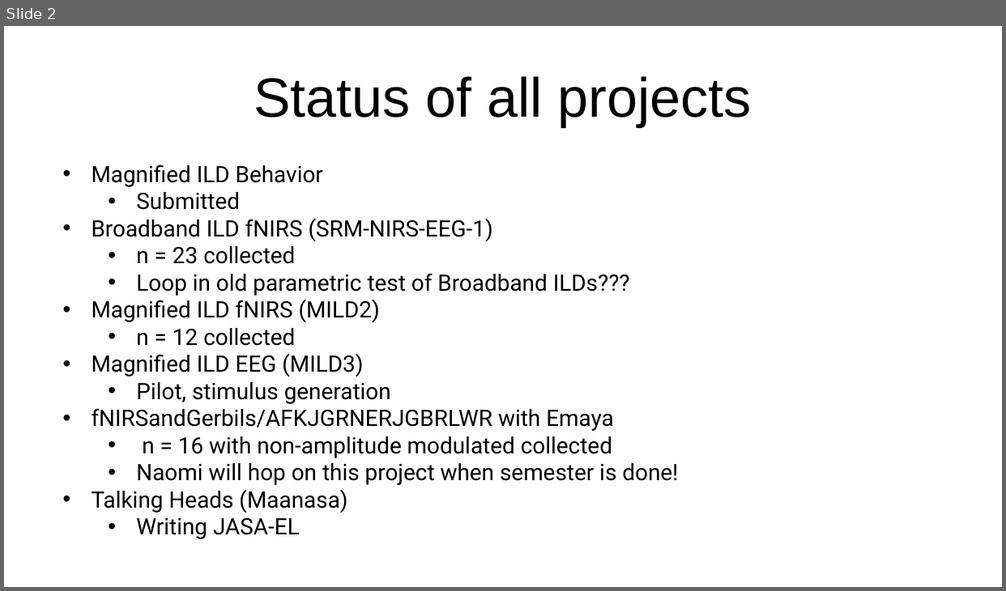
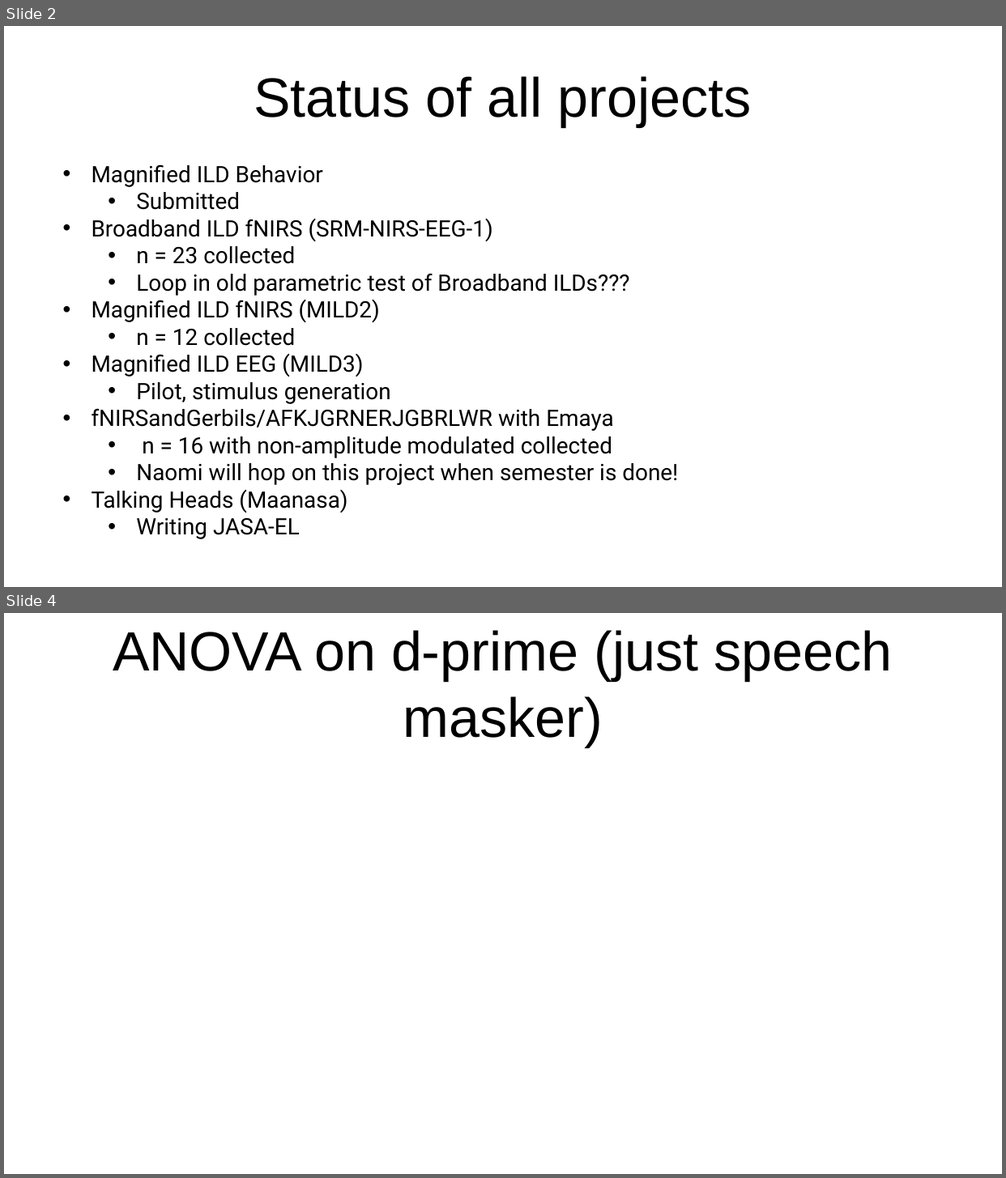
Before and after one commit to brichard28/Broadband-ILD-fNIRS, a slide deck: SRM-NIRS-EEG Update 4-19.pptx. Shown one above the other, each under a label of ours: slide 2 before the commit, slides 2 and 4 after it; the slides between them are not shown. The pictures are 1006x591 and 1006x1178 pixels, drawn with LibreOffice and Linux fonts; fonts in the diff are those of the drawing. Boxes give left, top, right and bottom in pixels: in the first picture for what was removed or moved away, otherwise in the second. Text is boxed around its words. In the diff, an @@ line names an element or a change of style, - is before the commit and + after.

```diff
--- a/SRM-NIRS-EEG Update 4-19.pptx
+++ b/SRM-NIRS-EEG Update 4-19.pptx
@@ slide 4 added at bbox=[4, 613, 1002, 1174], background #FFFFFF @@
@@ title added at bbox=[113, 630, 892, 747], 44 pt, text #000000 @@
+ANOVA on d-prime (just speech masker)
```
Also in this commit, not shown: 1 slide changed, 13 other slides added, 10 other files.
